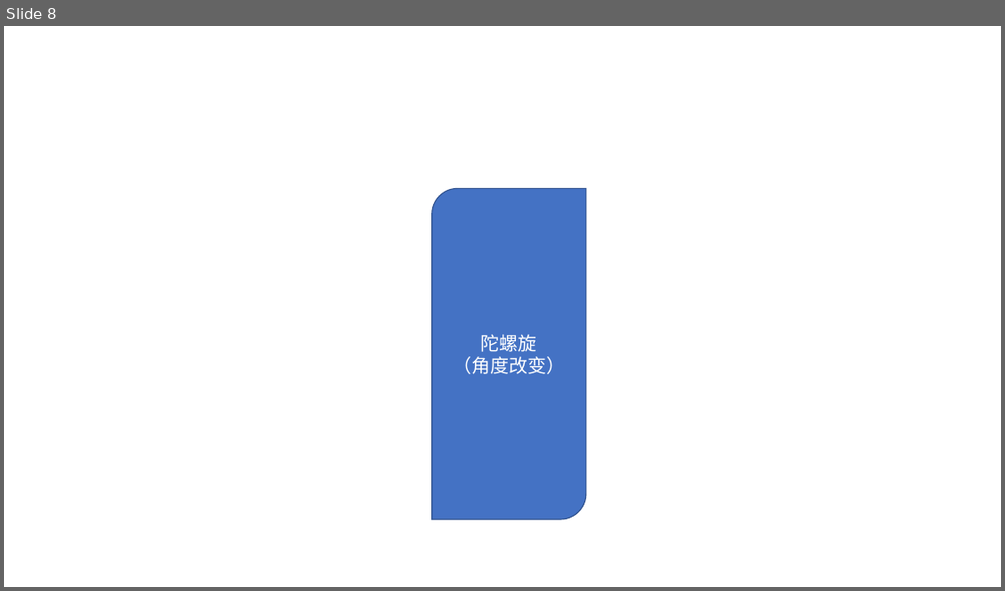
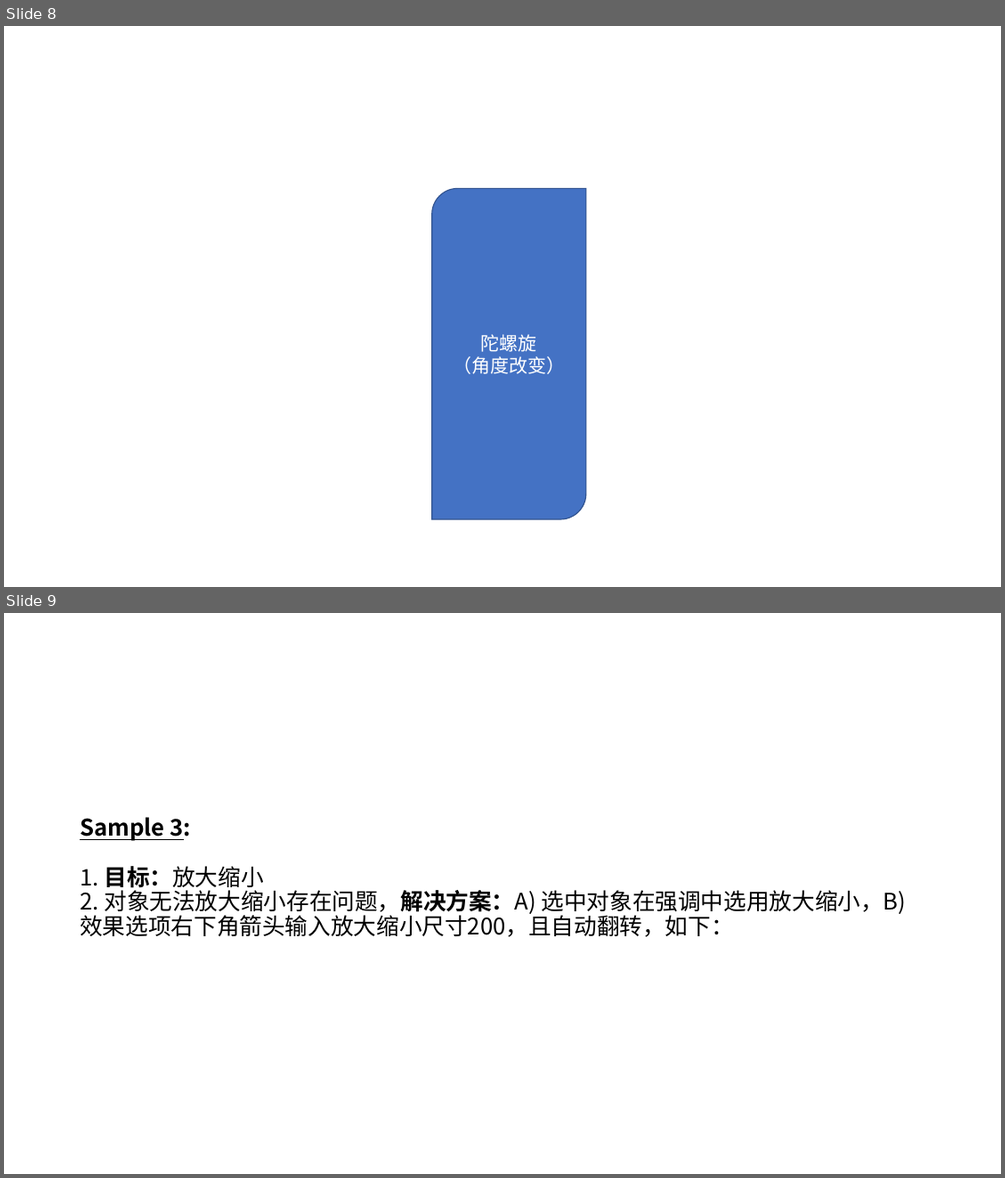
Before and after one commit to Canhui/PPT_Animation_Samples, a slide deck: PPT-Animation-Samples (Part 2).pptx. Shown one above the other, each under a label of ours: slide 8 before the commit, slides 8 and 9 after it. The pictures are 1005x591 and 1005x1178 pixels, drawn with LibreOffice and Linux fonts; fonts in the diff are those of the drawing. Boxes give left, top, right and bottom in pixels: in the first picture for what was removed or moved away, otherwise in the second. Text is boxed around its words. In the diff, an @@ line names an element or a change of style, - is before the commit and + after.

```diff
--- a/PPT-Animation-Samples (Part 2).pptx
+++ b/PPT-Animation-Samples (Part 2).pptx
@@ slide 9 added at (4, 613, 1001, 1174), background #FFFFFF @@
@@ title added at (80, 817, 906, 937), 22 pt, text #000000 @@
+Sample 3:
+1. 目标：放大缩小
+2. 对象无法放大缩小存在问题，解决方案：A) 选中对象在强调中选用放大缩小，B) 效果选项右下角箭头输入放大缩小尺寸200，且自动翻转，如下：
```
Also in this commit, not shown: 1 slide changed, 4 other slides added, 1 slide removed.
